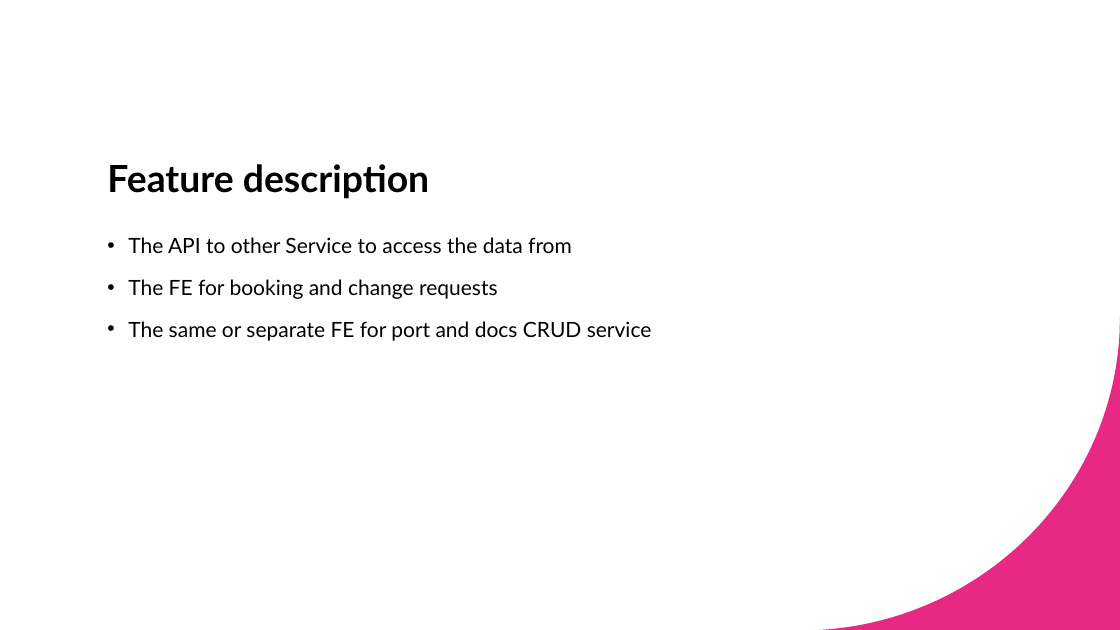
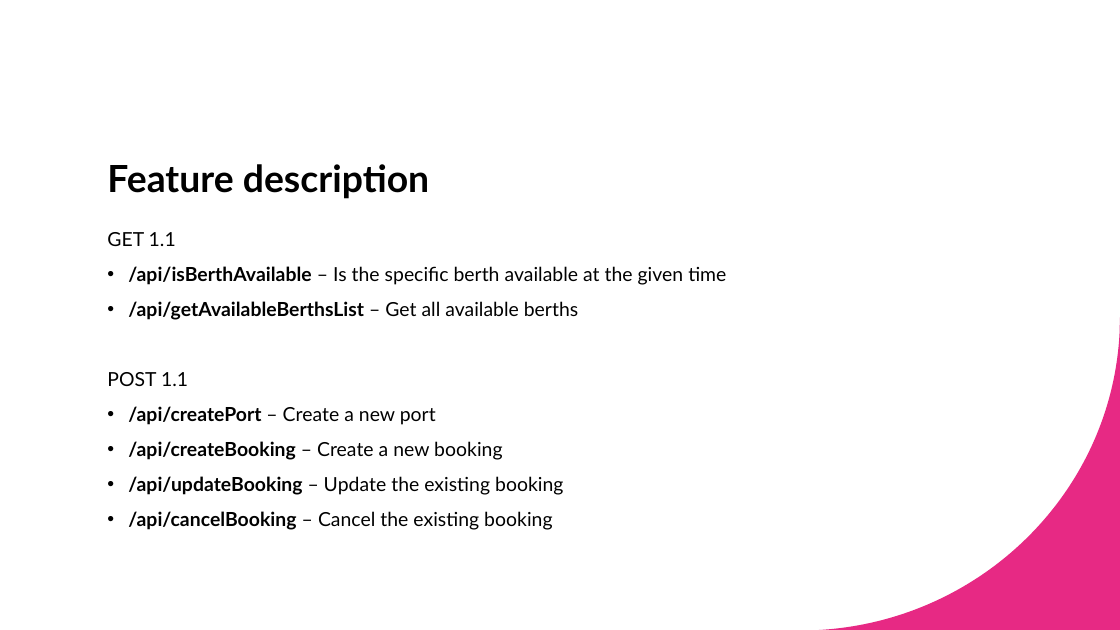
Before and after one commit to navjit80/PortAppA, a slide deck: slide 3 of documentation/Sprint2_PAA.pptx. Drawn at 1120x630 pixels with LibreOffice and Linux fonts; fonts in the diff are those of the drawing. Boxes give left, top, right and bottom in pixels: in the first picture for what was removed or moved away, otherwise in the second. Text is boxed around its words. In the diff, an @@ line names an element or a change of style, - is before the commit and + after.

```diff
--- a/documentation/Sprint2_PAA.pptx
+++ b/documentation/Sprint2_PAA.pptx
@@ text at bbox=[107, 232, 726, 530]: text changed; size 18 to 16.6 pt @@
-• The API to other Service to access the data from
-• The FE for booking and change requests
-• The same or separate FE for port and docs CRUD service
+GET 1.1
+• /api/isBerthAvailable – Is the specific berth available at the given time
+• /api/getAvailableBerthsList – Get all available berths
+POST 1.1
+• /api/createPort – Create a new port
+• /api/createBooking – Create a new booking
+• /api/updateBooking – Update the existing booking
+• /api/cancelBooking – Cancel the existing booking
```
Also in this commit, not shown: 1 other slide changed.
